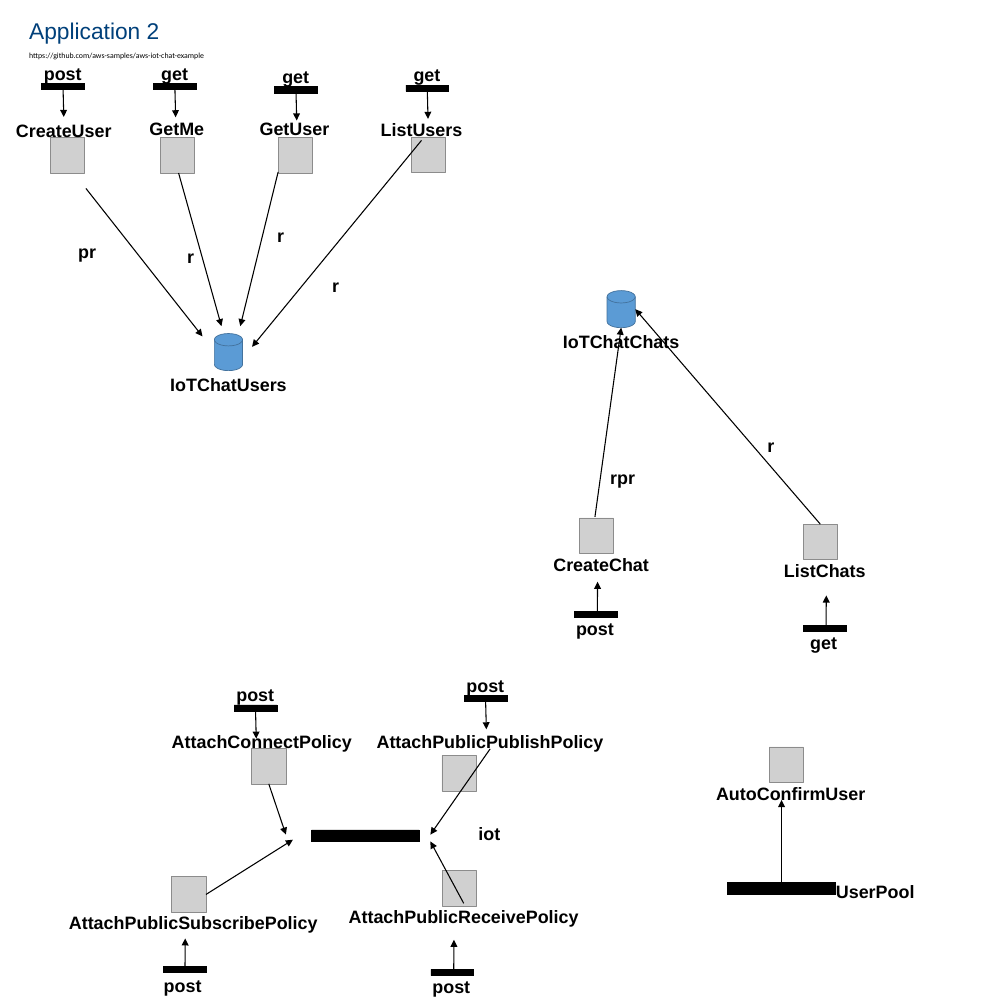
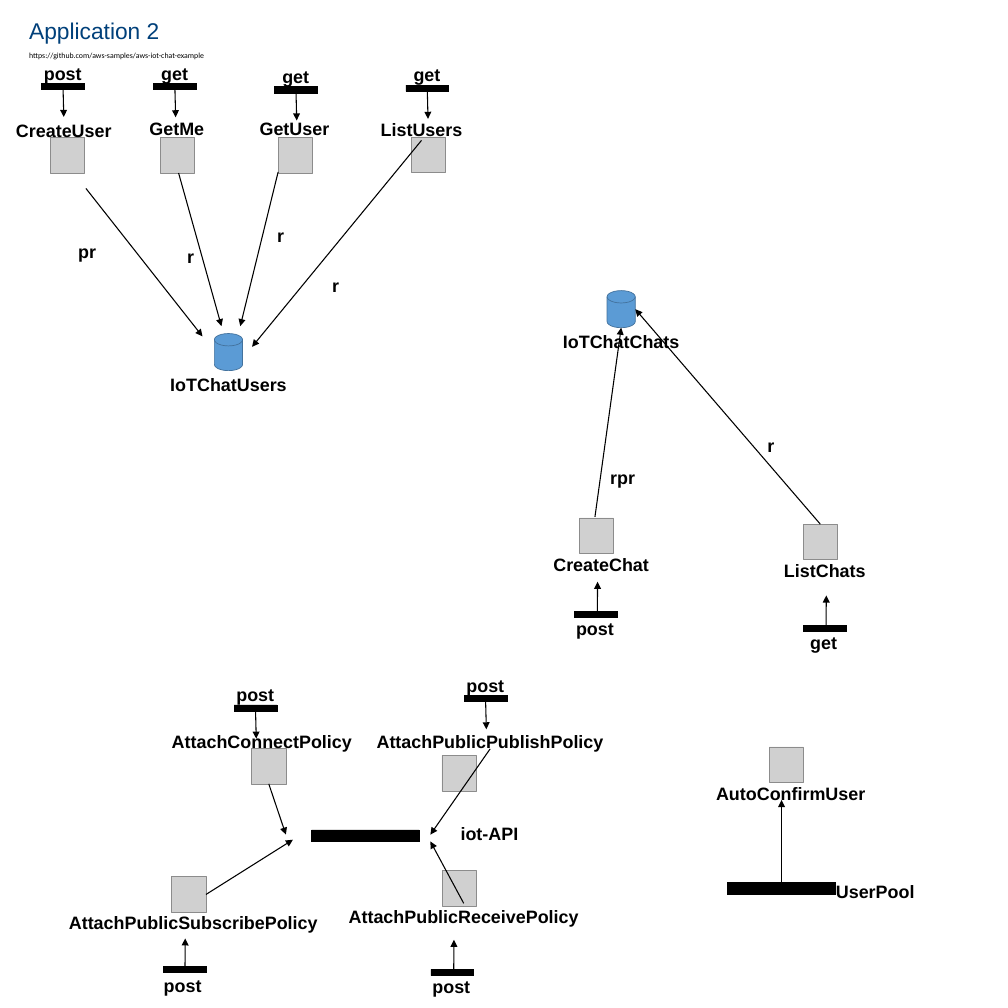
Before and after one commit to snwinz/ServerlessApplicationIdentification, a slide deck: slide 2 of Data/ModelsOfApplications.pptx. Drawn at 1008x1008 pixels with LibreOffice and Linux fonts; fonts in the diff are those of the drawing; grey boxes stand for pictures. Boxes give left, top, right and bottom in pixels: in the first picture for what was removed or moved away, otherwise in the second. Text is boxed around its words. In the diff, an @@ line names an element or a change of style, - is before the commit and + after.

```diff
--- a/Data/ModelsOfApplications.pptx
+++ b/Data/ModelsOfApplications.pptx
@@ text at box(461, 827, 519, 840): text changed @@
-iot
+iot-API
```
Also in this commit, not shown: 1 other slide changed.
